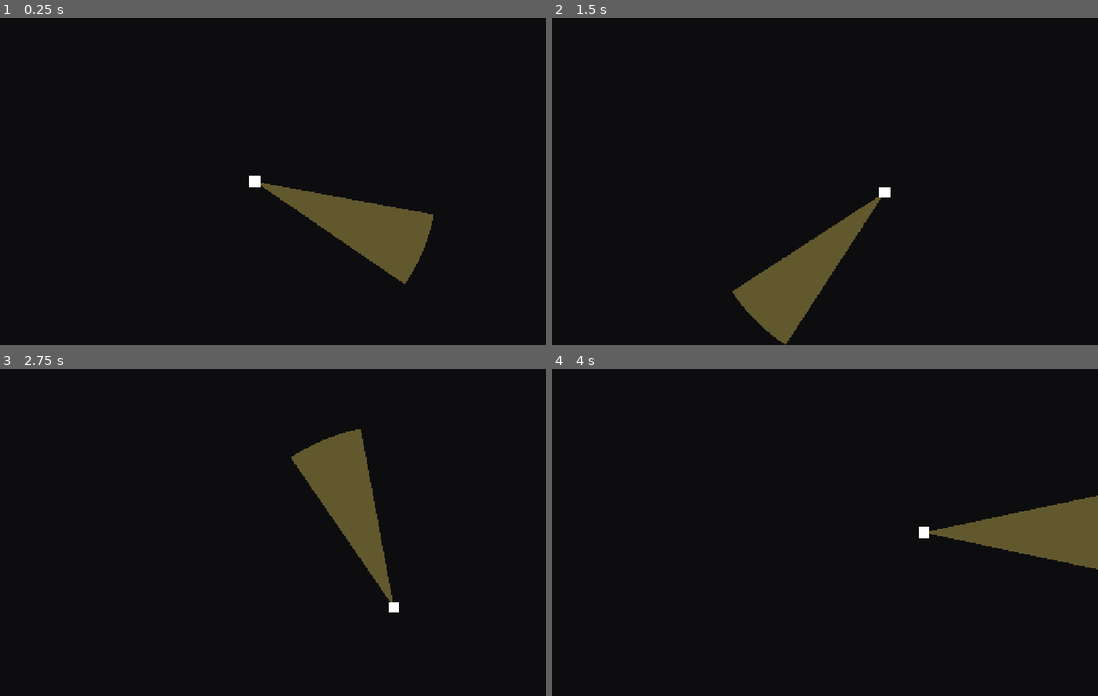
Above: before the commit, frames 1-4 (two rows, left to right).
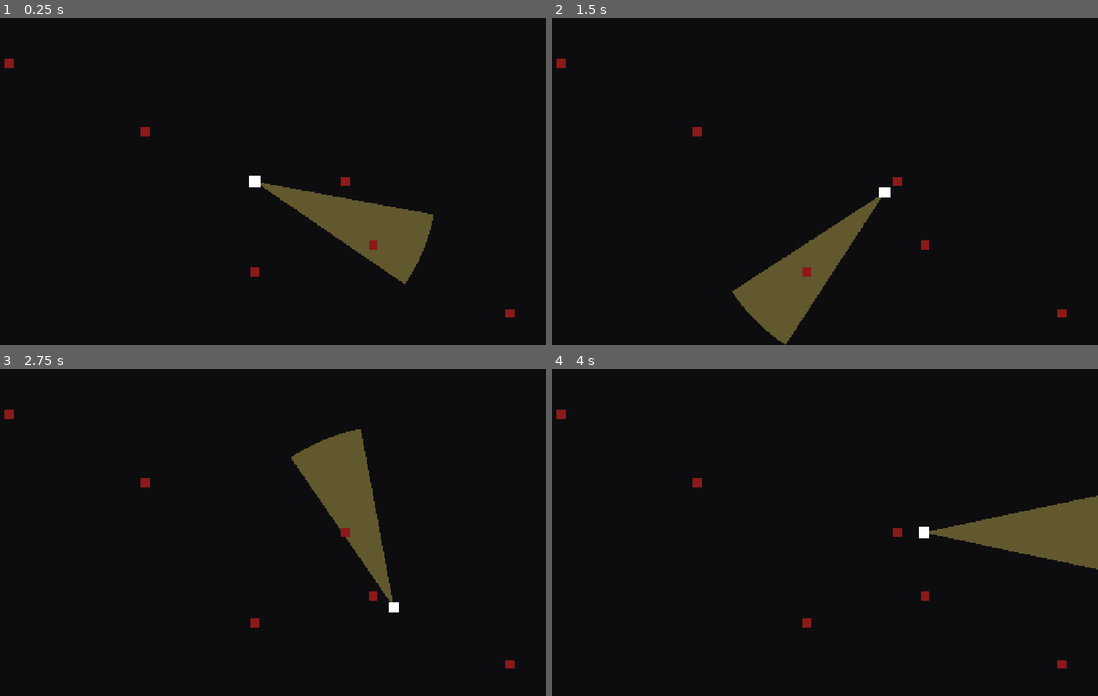
Above: after the commit, the same moments.

Repository: YaroslavChmyr/lighthouse-defence
Game: Godot game, scene res://main.tscn
The game is run twice, just before and just after one commit, with the same random seed, the same clock (stepped at 60 frames per second) and the same inputs.
Inputs:
- Up to frame 1 (0.25 s): no input
- Up to frame 2 (1.5 s): hold D (move_right) 0.53-1.28 s; hold S (move_down) from 1.28 s (still down)
- Up to frame 3 (2.75 s): release S (move_down) at 2.03 s; hold D (move_right) from 2.03 s (still down)
- Up to frame 4 (4 s): release D (move_right) at 2.78 s; hold W (move_up) 2.78-3.53 s; hold Left (move_left) from 3.53 s (still down)

The runs differ from the first frame. In frame 1, 0.3% of the frame differs, in the area x 0-95%, y 12-92%; in frame 2, 0.3%; in frame 3, 0.3%; in frame 4, 0.3%.

Commit message:
Slice 3: the beam kills something
Hits use the angle + distance math from DESIGN.md, never the drawn wedge.
The per-enemy cooldown lives in the beam, keyed by instance id, so the enemy
only has to expose take_damage(amount) - that is the damage interface.

The beam finds targets through the "enemies" group rather than having Main
pass a list down; enemies are peers, not parents, so this is not the
backdoor CLAUDE.md forbids, and it will suit the wave spawner.

Measured with the default tuning: one hit per pass, a 3 HP walker dies on
its third sweep, and walkers beyond 400 px are never hit. One hit per pass
is marginal - an enemy sits in the cone for 16-17 physics ticks against a
15-tick cooldown - so small tuning changes may flip it to two.

Co-Authored-By: Claude Opus 5 <noreply@anthropic.com>

Diff:
--- a/entities/beam/beam.gd
+++ b/entities/beam/beam.gd
@@ -1,17 +1,24 @@
 extends Node2D
 
 const ARC_SEGMENTS := 16
+const ENEMY_GROUP := &"enemies"
 
 @export_range(0.0, 720.0, 1.0, "radians_as_degrees") var sweep_speed: float = deg_to_rad(90.0)
 @export_range(0.5, 90.0, 0.5, "radians_as_degrees") var beam_half_width: float = deg_to_rad(12.0)
 @export_range(1.0, 1500.0, 1.0) var beam_range: float = 400.0
+@export var beam_damage: int = 1
+@export_range(0.0, 2.0, 0.01) var hit_cooldown: float = 0.25
 @export var beam_color: Color = Color(1.0, 0.9, 0.4, 0.35)
 
 var beam_angle: float = 0.0
 
+var _hit_cooldowns: Dictionary = {}
+
 
 func _physics_process(delta: float) -> void:
+	_tick_hit_cooldowns(delta)
 	beam_angle = fposmod(beam_angle + sweep_speed * delta, TAU)
+	_hit_enemies_in_beam()
 
 
 func _process(_delta: float) -> void:
@@ -25,3 +32,24 @@
 	for i in ARC_SEGMENTS + 1:
 		points.append(Vector2.from_angle(start_angle + step * i) * beam_range)
 	draw_colored_polygon(points, beam_color)
+
+
+func _tick_hit_cooldowns(delta: float) -> void:
+	for id in _hit_cooldowns.keys():
+		_hit_cooldowns[id] -= delta
+		if _hit_cooldowns[id] <= 0.0:
+			_hit_cooldowns.erase(id)
+
+
+func _hit_enemies_in_beam() -> void:
+	for enemy in get_tree().get_nodes_in_group(ENEMY_GROUP):
+		var id := enemy.get_instance_id()
+		if _hit_cooldowns.has(id):
+			continue
+		var to_enemy: Vector2 = enemy.global_position - global_position
+		if to_enemy.length() > beam_range:
+			continue
+		if absf(angle_difference(beam_angle, to_enemy.angle())) > beam_half_width:
+			continue
+		enemy.take_damage(beam_damage)
+		_hit_cooldowns[id] = hit_cooldown
--- /dev/null
+++ b/entities/enemies/enemy_walker.gd
@@ -0,0 +1,16 @@
+extends CharacterBody2D
+
+@export var max_health: int = 3
+
+var health: int
+
+
+func _ready() -> void:
+	health = max_health
+	add_to_group("enemies")
+
+
+func take_damage(amount: int) -> void:
+	health -= amount
+	if health <= 0:
+		queue_free()
--- /dev/null
+++ b/entities/enemies/enemy_walker.tscn
@@ -0,0 +1,21 @@
+[gd_scene format=3]
+
+[ext_resource type="Script" path="res://entities/enemies/enemy_walker.gd" id="1_mc6n8"]
+
+[sub_resource type="RectangleShape2D" id="RectangleShape2D_5s8l5"]
+
+[node name="EnemyWalker" type="CharacterBody2D" unique_id=446236254]
+collision_layer = 2
+collision_mask = 0
+script = ExtResource("1_mc6n8")
+
+[node name="ColorRect" type="ColorRect" parent="." unique_id=235083723]
+offset_left = -10.0
+offset_top = -10.0
+offset_right = 10.0
+offset_bottom = 10.0
+mouse_filter = 2
+color = Color(0.55, 0.1, 0.1, 1)
+
+[node name="CollisionShape2D" type="CollisionShape2D" parent="." unique_id=2056156567]
+shape = SubResource("RectangleShape2D_5s8l5")
--- a/main.tscn
+++ b/main.tscn
@@ -1,6 +1,7 @@
 [gd_scene format=3]
 
 [ext_resource type="PackedScene" path="res://entities/player/player.tscn" id="1_ig7tw"]
+[ext_resource type="PackedScene" path="res://entities/enemies/enemy_walker.tscn" id="2_0xm2m"]
 
 [node name="Main" type="Node2D" unique_id=489211300]
 
@@ -11,3 +12,21 @@
 
 [node name="Player" parent="." unique_id=1692181849 instance=ExtResource("1_ig7tw")]
 position = Vector2(640, 360)
+
+[node name="EnemyWalker1" parent="." unique_id=446236254 instance=ExtResource("2_0xm2m")]
+position = Vector2(840, 360)
+
+[node name="EnemyWalker2" parent="." unique_id=677367033 instance=ExtResource("2_0xm2m")]
+position = Vector2(640, 560)
+
+[node name="EnemyWalker3" parent="." unique_id=1406352354 instance=ExtResource("2_0xm2m")]
+position = Vector2(400, 250)
+
+[node name="EnemyWalker4" parent="." unique_id=353740749 instance=ExtResource("2_0xm2m")]
+position = Vector2(900, 500)
+
+[node name="EnemyWalker5" parent="." unique_id=1409838565 instance=ExtResource("2_0xm2m")]
+position = Vector2(100, 100)
+
+[node name="EnemyWalker6" parent="." unique_id=1588480331 instance=ExtResource("2_0xm2m")]
+position = Vector2(1200, 650)
Not shown, added: entities/beam/beam.gd.uid
